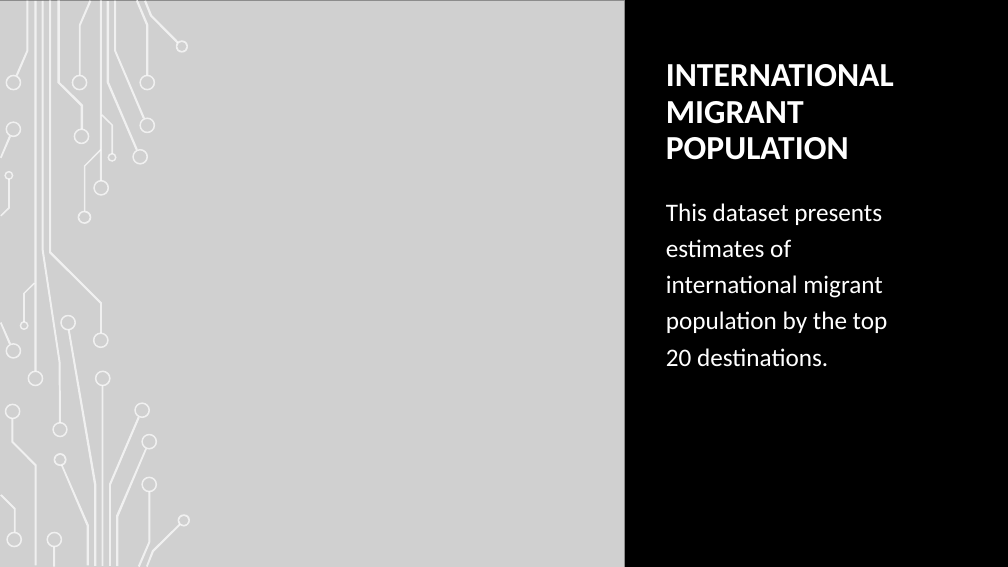
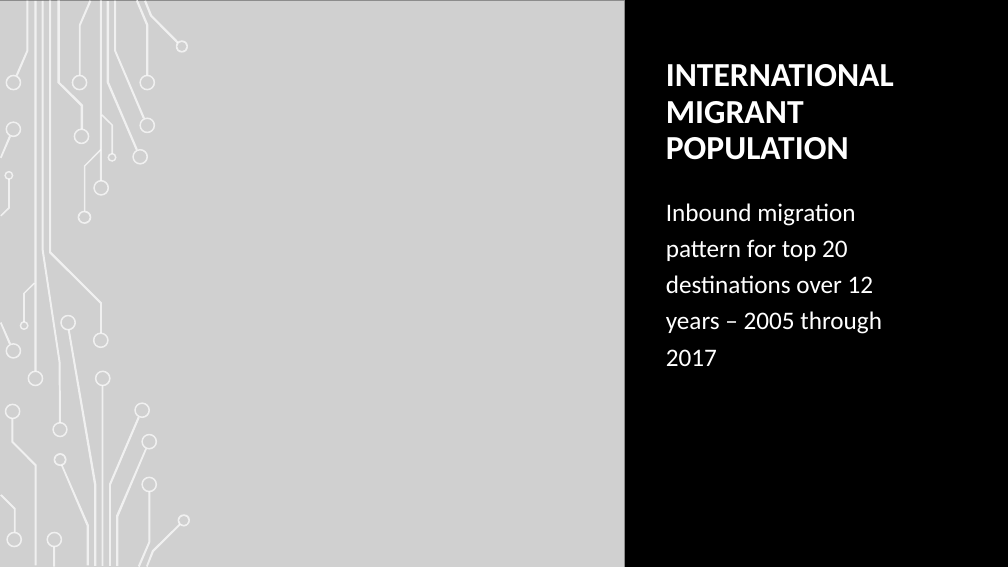
Before and after one commit to nithiye/Project-Guru, a slide deck: slide 4 of IMPACT OF MIGRATION ON GDP.pptx. Drawn at 1008x567 pixels with LibreOffice and Linux fonts; fonts in the diff are those of the drawing; grey boxes stand for pictures; background and template pictures are left out. Boxes give left, top, right and bottom in pixels: in the first picture for what was removed or moved away, otherwise in the second. Text is boxed around its words. In the diff, an @@ line names an element or a change of style, - is before the commit and + after.

```diff
--- a/IMPACT OF MIGRATION ON GDP.pptx
+++ b/IMPACT OF MIGRATION ON GDP.pptx
@@ text at (666,203,882,366): text changed @@
-This dataset presents estimates of international migrant population by the top 20 destinations.
+Inbound migration pattern for top 20 destinations over 12 years – 2005 through 2017
```
Also in this commit, not shown: 10 other slides changed, 2 slides added, 3 slides removed.
